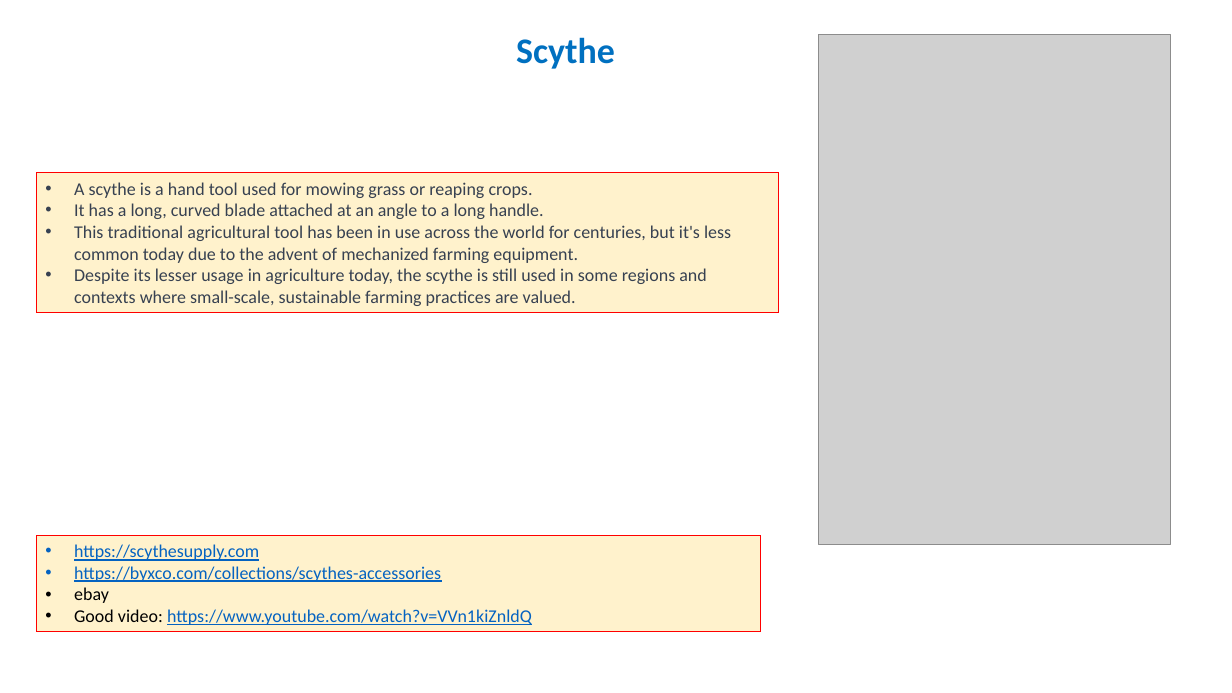
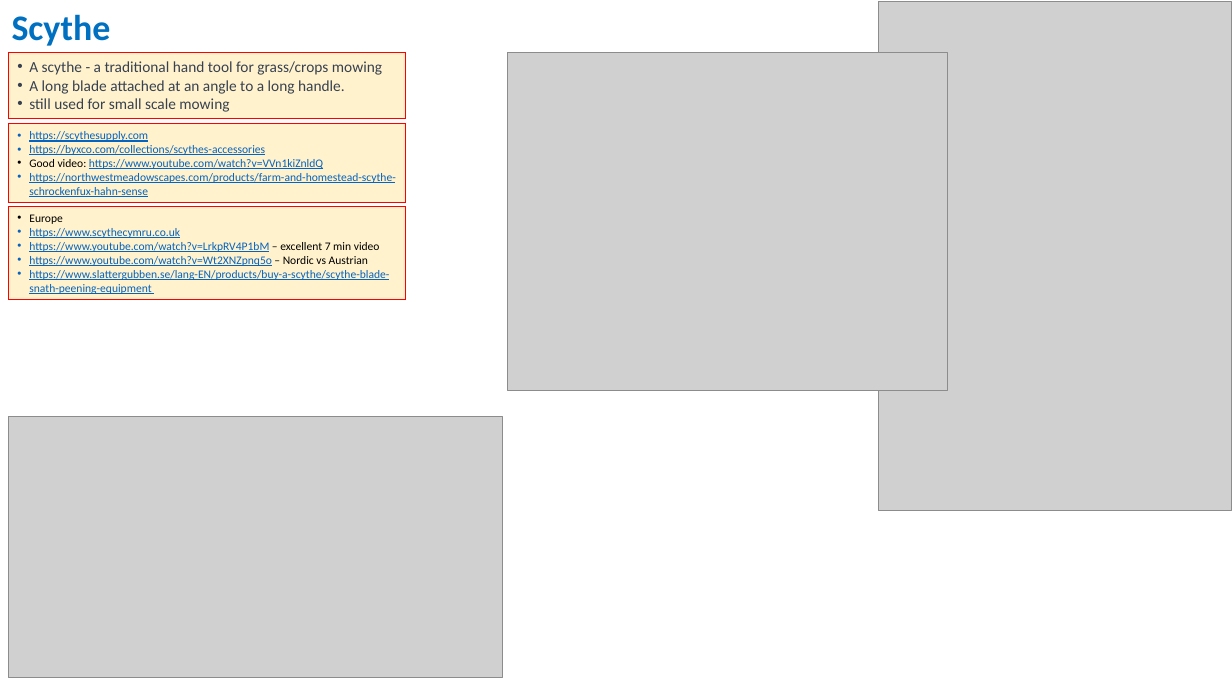
Before and after one commit to lselector/misc_farm, a slide deck: slide 2 of misc/scythe_grass_trimmer.pptx (slide 1 before the commit). Drawn at 1232x693 pixels with LibreOffice and Linux fonts; fonts in the diff are those of the drawing; grey boxes stand for pictures. Boxes give left, top, right and bottom in pixels: in the first picture for what was removed or moved away, otherwise in the second. Text is boxed around its words. In the diff, an @@ line names an element or a change of style, - is before the commit and + after.

```diff
--- a/misc/scythe_grass_trimmer.pptx
+++ b/misc/scythe_grass_trimmer.pptx
@@ text "Scythe": place and size @@
-text "Scythe" at box(516, 37, 615, 69)
+text "Scythe" at box(12, 14, 111, 46)
@@ picture: place and size @@
-picture at box(818, 35, 1171, 544)
+picture at box(879, 1, 1232, 510)
@@ rectangle "A scythe - a traditional ...": place and size @@
-rectangle "A scythe - a traditional ..." at box(36, 173, 778, 312)
+rectangle "A scythe - a traditional ..." at box(8, 53, 406, 118)
@@ picture added at box(507, 53, 947, 390) @@
@@ text in rectangle at box(29, 61, 382, 112): text changed; size 14 to 12 pt @@
-• A scythe is a hand tool used for mowing grass or reaping crops.
-• It has a long, curved blade attached at an angle to a long handle.
-• This traditional agricultural tool has been in use across the world for centuries, but it's less common today due to the advent of mechanized farming equipment.
-• Despite its lesser usage in agriculture today, the scythe is still used in some regions and contexts where small-scale, sustainable farming practices are valued.
+• A scythe - a traditional hand tool for grass/crops mowing
+• A long blade attached at an angle to a long handle.
+• still used for small scale mowing
@@ rectangle "https://scythesupply.com": place and size @@
-rectangle "https://scythesupply.com" at box(36, 535, 760, 631)
+rectangle "https://scythesupply.com" at box(8, 124, 406, 203)
@@ text in rectangle at box(29, 131, 323, 169): size 14 to 9 pt in "https://scythesupply.com", "https://byxco.com/collections/scythes-accessories", "Good video: https://www.youtube.com/watch?v=VVn1kiZnldQ"; indent changed @@
@@ text in rectangle at box(29, 173, 396, 197): paragraph added @@
+• https://northwestmeadowscapes.com/products/farm-and-homestead-scythe-schrockenfux-hahn-sense
@@ rectangle added at box(8, 206, 406, 299), fill #FFF2CC, outline #FF0000 0.75 pt, 9 pt, text #0563C1, underline @@
+• Europe
+• https://www.scythecymru.co.uk
+• https://www.youtube.com/watch?v=LrkpRV4P1bM – excellent 7 min video
+• https://www.youtube.com/watch?v=Wt2XNZpnq5o – Nordic vs Austrian
+• https://www.slattergubben.se/lang-EN/products/buy-a-scythe/scythe-blade-snath-peening-equipment
@@ picture added at box(8, 416, 502, 677) @@
@@ text in rectangle at box(74, 587, 109, 603): paragraph removed @@
-• ebay
```
Also in this commit, not shown: 1 slide added, 3 other files.
